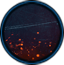
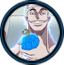
Layer changes from the first 64 x 65 image to the second:
added layer "Camada 6" in group "Foto" over left=4, top=4, right=60, bottom=61
